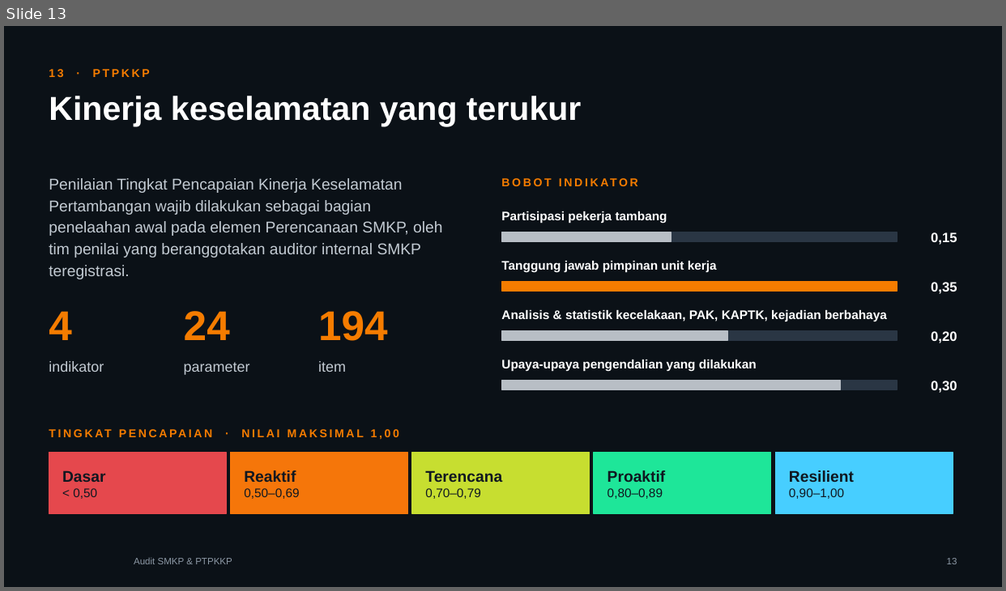
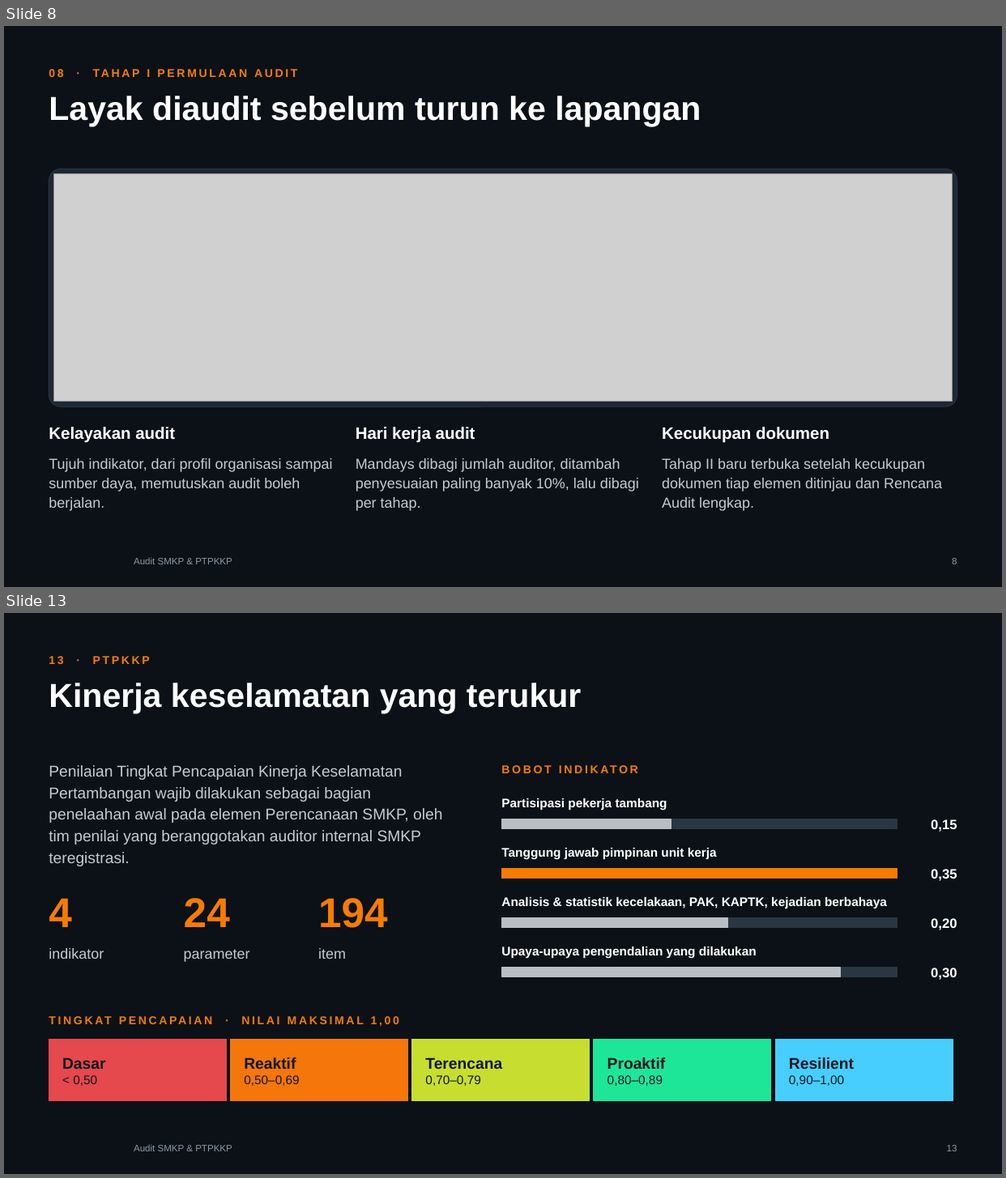
Before and after one commit to ozuby24/EQOHSEE, a slide deck: docs/jual/smkp/Promosi-Audit-SMKP-PTPKKP-EQOHSEE.pptx. Shown one above the other, each under a label of ours: slide 13 before the commit, slides 8 and 13 after it; the slides between them are not shown. The pictures are 1006x591 and 1006x1178 pixels, drawn with LibreOffice and Linux fonts; fonts in the diff are those of the drawing; grey boxes stand for pictures; background and template pictures are left out. Boxes give left, top, right and bottom in pixels: in the first picture for what was removed or moved away, otherwise in the second. Text is boxed around its words. In the diff, an @@ line names an element or a change of style, - is before the commit and + after.

```diff
--- a/docs/jual/smkp/Promosi-Audit-SMKP-PTPKKP-EQOHSEE.pptx
+++ b/docs/jual/smkp/Promosi-Audit-SMKP-PTPKKP-EQOHSEE.pptx
@@ slide 8 added at (4, 26, 1002, 587), background #0B1117; not listed: 1 template element that a slide beside it also shows @@
@@ text added at (49, 69, 150, 77), 11 pt, text #F57C00, bold @@
+08 · TAHAP I PERMULAAN AUDIT
@@ title added at (49, 96, 701, 127), 32 pt, text #FFFFFF, bold @@
+Layak diaudit sebelum turun ke lapangan
@@ rounded rectangle added at (49, 169, 957, 407), fill #1E2835, outline #2A3644 0.75 pt @@
@@ picture added at (54, 174, 952, 402) @@
@@ text added at (49, 427, 175, 443), 16 pt, text #FFFFFF, bold @@
+Kelayakan audit
@@ text added at (356, 427, 475, 443), 16 pt, text #FFFFFF, bold @@
+Hari kerja audit
@@ text added at (662, 427, 829, 443), 16 pt, text #FFFFFF, bold @@
+Kecukupan dokumen
@@ text added at (49, 459, 333, 511), 14 pt, text #C3CBD3 @@
+Tujuh indikator, dari profil organisasi sampai sumber daya, memutuskan audit boleh berjalan.
@@ text added at (356, 459, 639, 511), 14 pt, text #C3CBD3 @@
+Mandays dibagi jumlah auditor, ditambah penyesuaian paling banyak 10%, lalu dibagi per tahap.
@@ text added at (662, 459, 942, 511), 14 pt, text #C3CBD3 @@
+Tahap II baru terbuka setelah kecukupan dokumen tiap elemen ditinjau dan Rencana Audit lengkap.
@@ page number added at (952, 558, 957, 565), 9 pt, text #8D99A6 @@
+8
```
Also in this commit, not shown: 13 slides changed, 1 slide removed, 2 other files.
